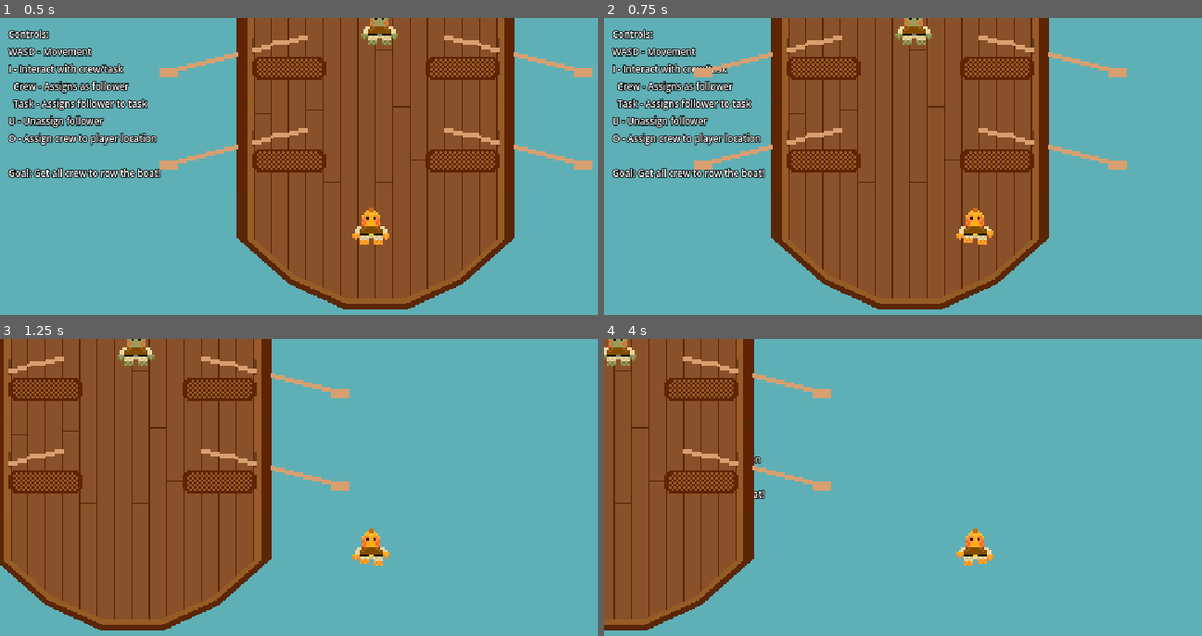
Above: before the commit, frames 1-4 (two rows, left to right).
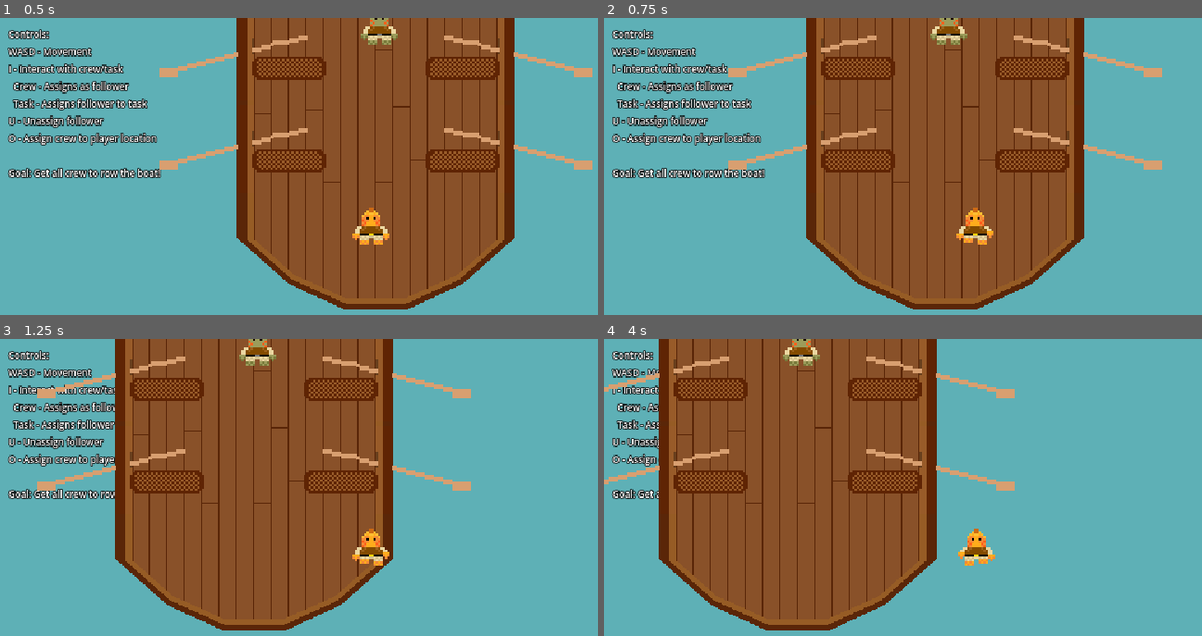
Above: after the commit, the same moments.

Repository: Splashy-Inc/splish-splashisson
Game: Godot game, scene res://Scenes/playground.tscn
Same seed, same stepped clock (60 frames per second), same inputs: the game is played once before the commit and once after it.
Inputs:
- Up to frame 1 (0.5 s): no input
- Up to frame 2 (0.75 s): tap Enter at 0.5 s; hold D (right) from 0.53 s (still down); tap I (interact) at 0.6 s
- Up to frame 3 (1.25 s): keep holding D (right)
- Up to frame 4 (4 s): release D (right) at 1.28 s; hold S (down) 1.28-2.03 s; tap one key every 0.75 s from 1.35 s: O (location) U (unassign) I (interact) O (location); hold D (right) 2.03-2.78 s; hold W (up) 2.78-3.53 s; hold A (left) from 3.53 s (still down)

Frame 1 is identical in both runs. In frame 2, 21% of the frame differs, in the area x 15-94%, y 0-99%; in frame 3, 45%; in frame 4, 45%, in the area x 0-69%, y 0-99%.

Commit message:
Update move speed to reflect level size

Diff:
--- a/Scenes/crew_member.gd
+++ b/Scenes/crew_member.gd
@@ -6,9 +6,9 @@
 
 @export var test_assignment: Node2D
 @export var current_assignment: Node2D
-@export var follow_distance = 100
+@export var follow_distance = 40
 
-const SPEED = 300.0
+const SPEED = 150.0
 var push_velocity = Vector2.ZERO
 var following = false
 
--- a/Scenes/splish.gd
+++ b/Scenes/splish.gd
@@ -2,8 +2,7 @@
 
 class_name Player
 
-const SPEED = 300.0
-const JUMP_VELOCITY = -400.0
+const SPEED = 150.0
 
 var interactables: Array[Node2D]
 var followers: Array[Crew]
